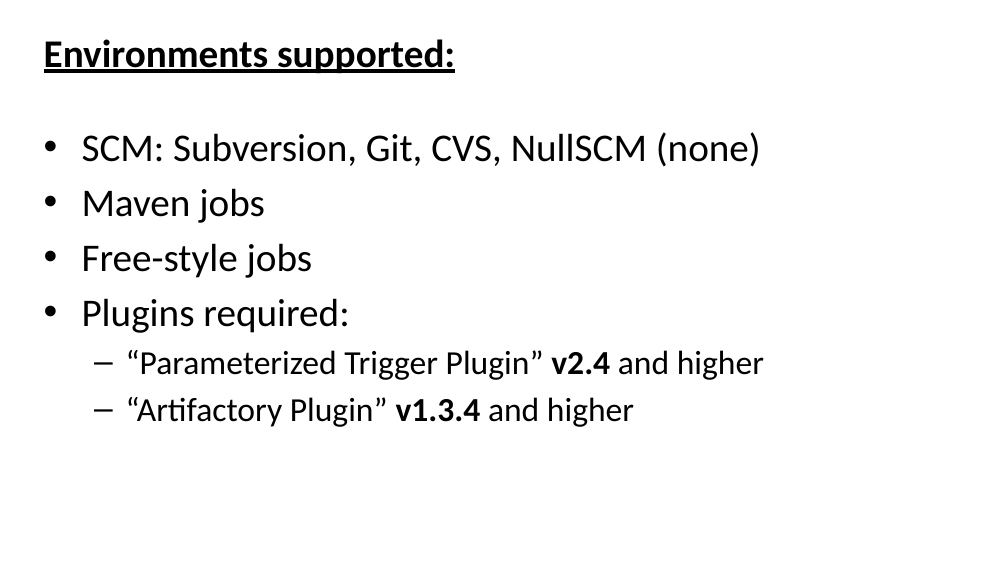
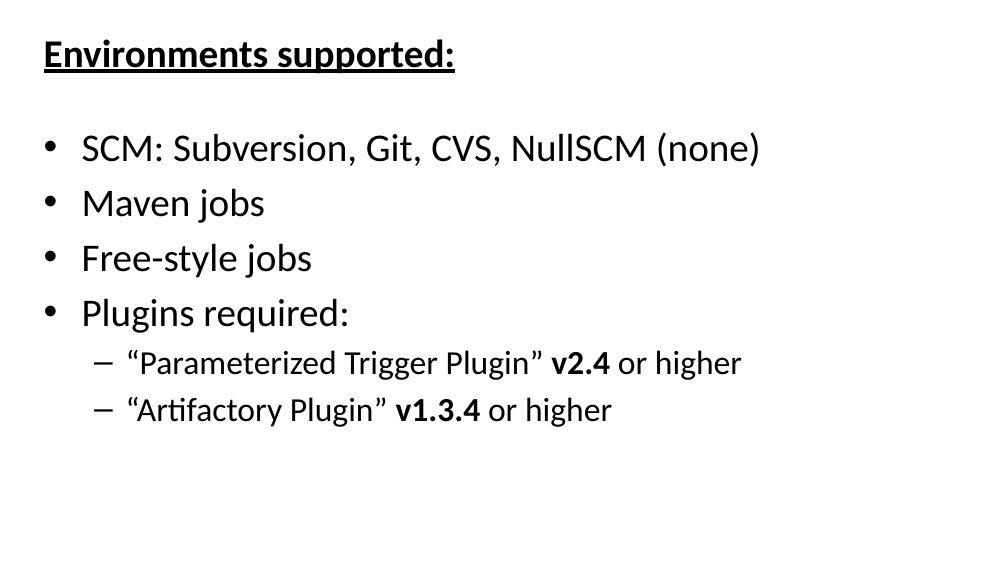
Before and after one commit to evgeny-goldin/maven-plugins, a slide deck: slide 67 of maven-plugins.pptx. Drawn at 1008x567 pixels with LibreOffice and Linux fonts; fonts in the diff are those of the drawing; background and template pictures are left out. Boxes give left, top, right and bottom in pixels: in the first picture for what was removed or moved away, otherwise in the second. Text is boxed around its words. In the diff, an @@ line names an element or a change of style, - is before the commit and + after.

Commit message:
Presentation Update

```diff
--- a/maven-plugins.pptx
+++ b/maven-plugins.pptx
@@ text at (x1=126, y1=350, x2=742, y2=427): text changed @@
-  – “Parameterized Trigger Plugin” v2.4 and higher
-  – “Artifactory Plugin” v1.3.4 and higher
+  – “Parameterized Trigger Plugin” v2.4 or higher
+  – “Artifactory Plugin” v1.3.4 or higher
```
Also in this commit, not shown: 28 other slides changed.
